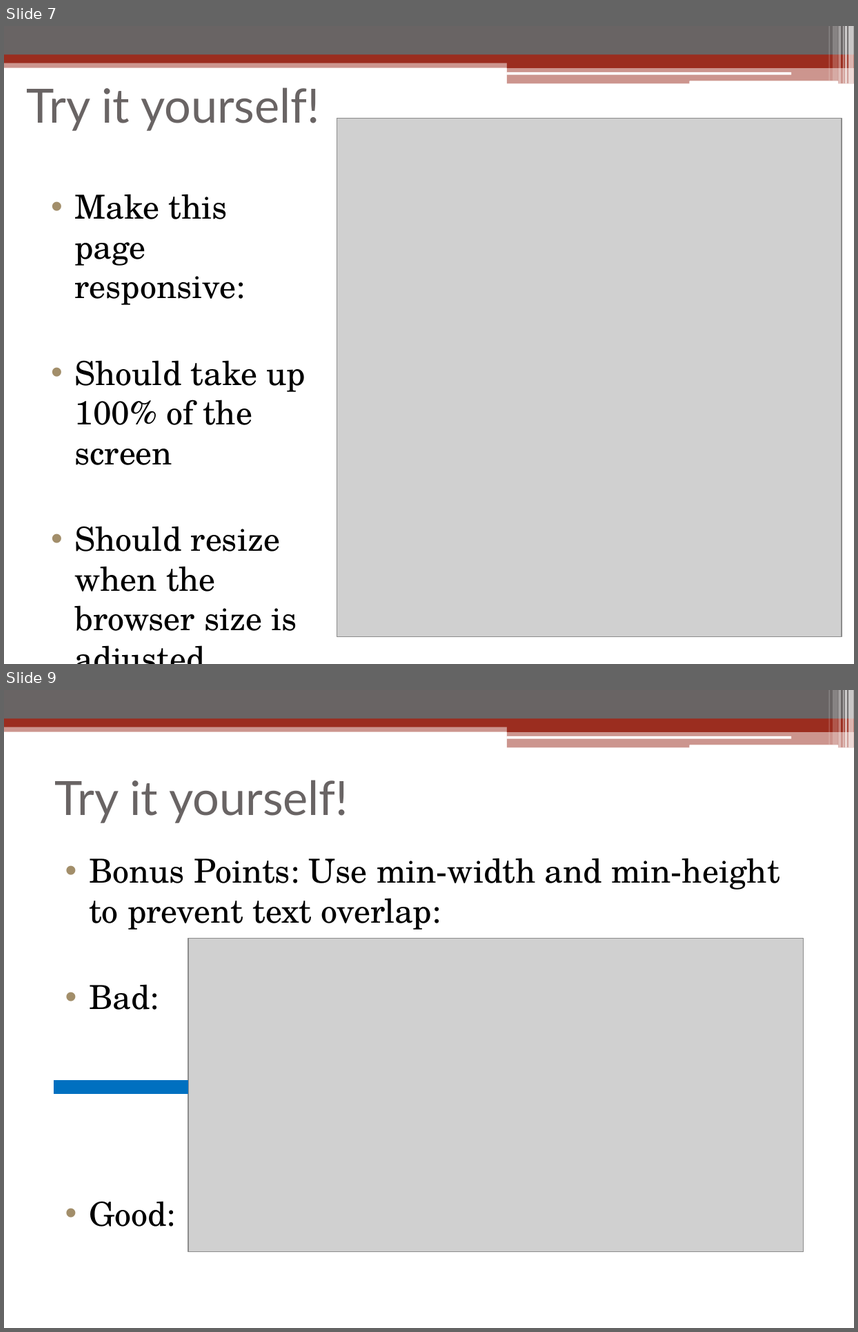
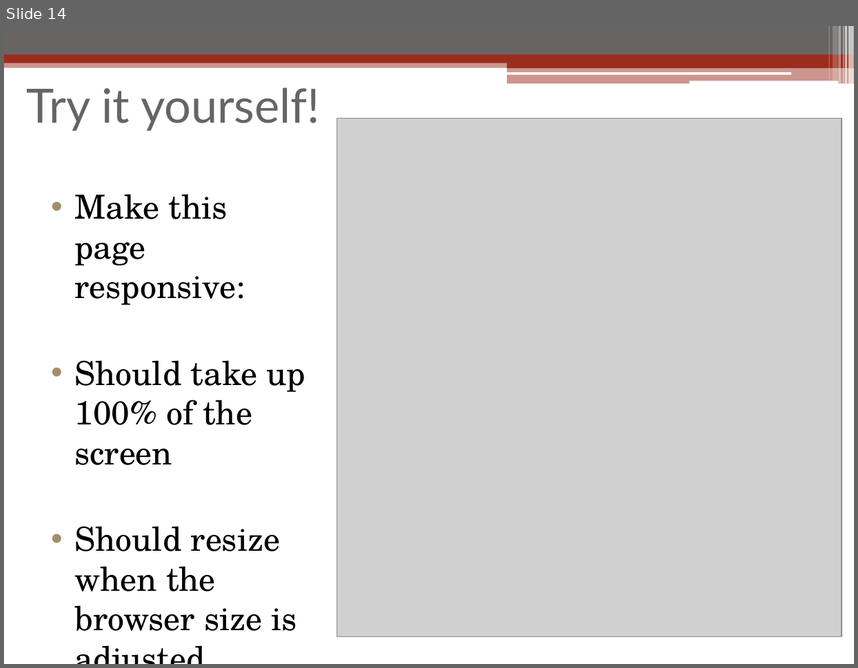
Before and after one commit to linuxbo/WriteDigTech, a slide deck: Workshop/Workshop_Sarah_Murto.pptx. Shown one above the other, each under a label of ours: slides 7 and 9 before the commit, slide 14 after it; the slides between them are not shown. The pictures are 858x1332 and 858x668 pixels, drawn with LibreOffice and Linux fonts; fonts in the diff are those of the drawing; grey boxes stand for pictures. Boxes give left, top, right and bottom in pixels: in the first picture for what was removed or moved away, otherwise in the second. Text is boxed around its words. In the diff, an @@ line names an element or a change of style, - is before the commit and + after.

```diff
--- a/Workshop/Workshop_Sarah_Murto.pptx
+++ b/Workshop/Workshop_Sarah_Murto.pptx
@@ slide 9 removed at <box>4,690,854,1328</box>, background #FFFFFF; not listed: 13 template elements that a slide beside it also shows @@
@@ title removed at <box>55,780,348,823</box> @@
-Try it yourself!
@@ text removed at <box>89,858,780,1226</box> @@
-• Bonus Points: Use min-width and min-height to prevent text overlap:
-• Bad:
-• Good:
@@ picture removed at <box>188,938,804,1252</box> @@
@@ rectangle removed at <box>53,1079,188,1094</box> @@
@@ what was slide 7 is now slide 14 @@
```
Also in this commit, not shown: 5 slides changed, 11 slides added, 4 other slides removed, 1 other file.
